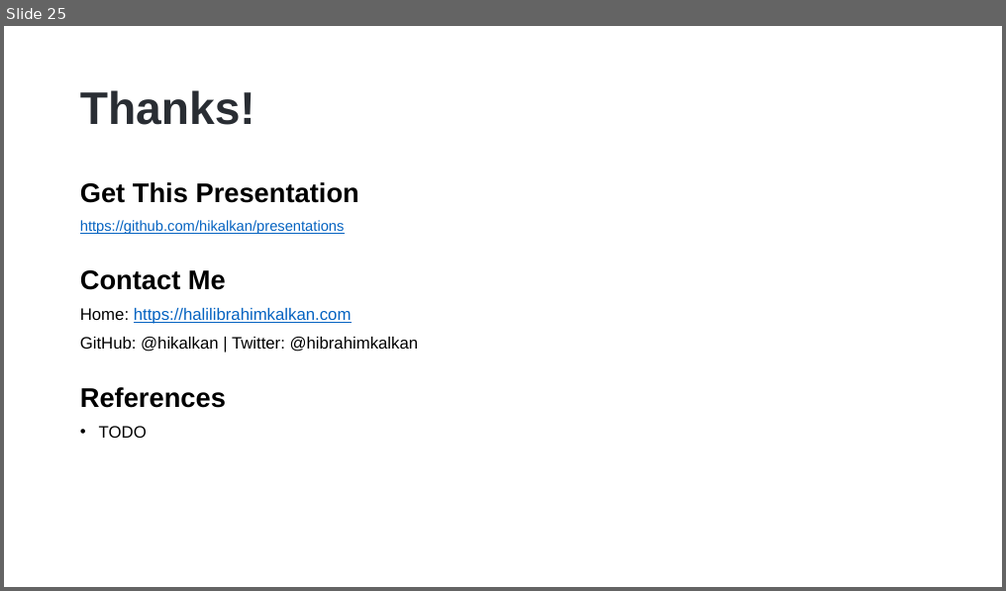
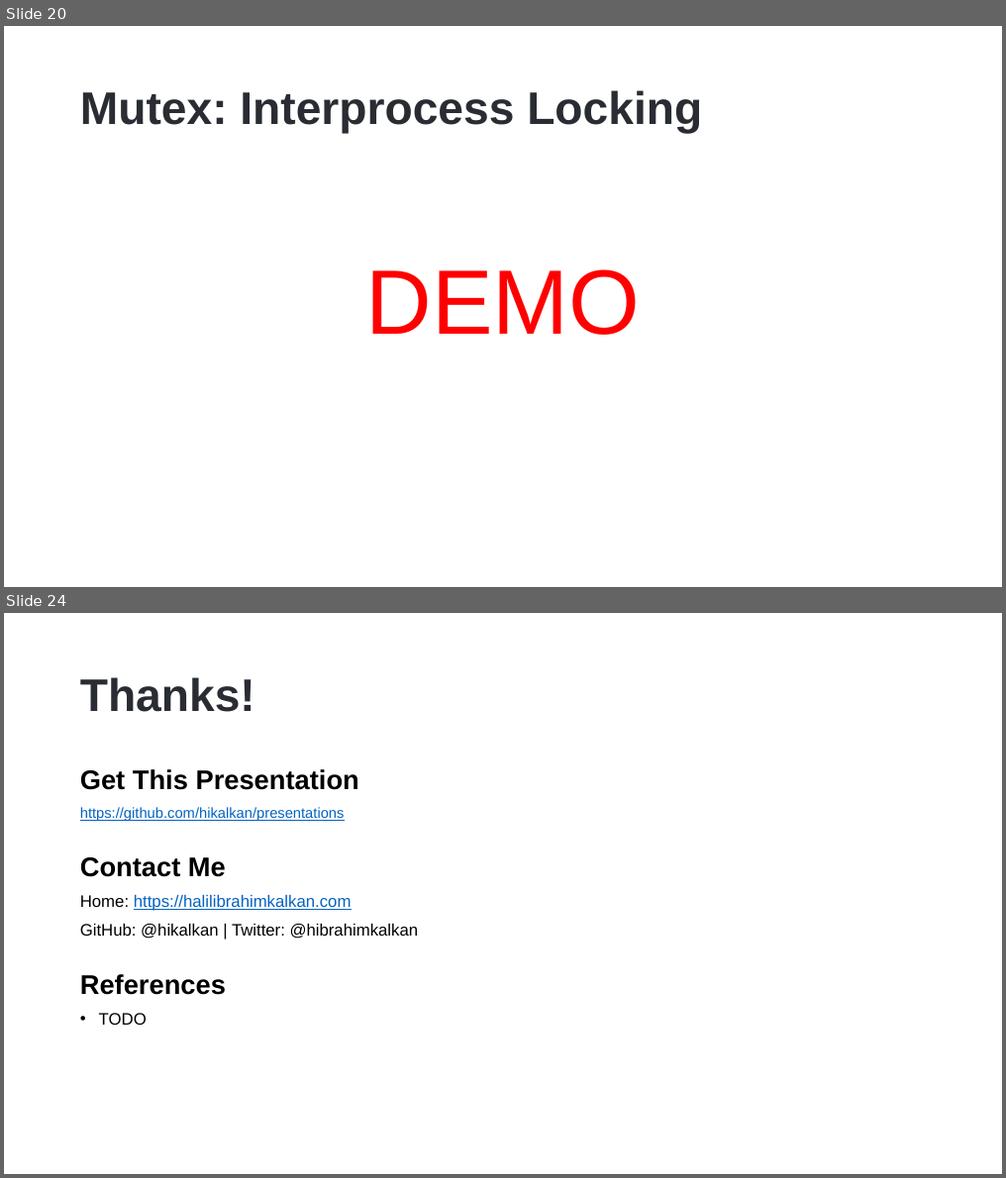
Before and after one commit to hikalkan/presentations, a slide deck: 2023-06-01 Dealing with Concurrency - Multi-Threading in Dotnet/Dotnet-Multi-Threading.pptx. Shown one above the other, each under a label of ours: slide 25 before the commit, slides 20 and 24 after it; the slides between them are not shown. The pictures are 1006x591 and 1006x1178 pixels, drawn with LibreOffice and Linux fonts; fonts in the diff are those of the drawing; background and template pictures are left out. Boxes give left, top, right and bottom in pixels: in the first picture for what was removed or moved away, otherwise in the second. Text is boxed around its words. In the diff, an @@ line names an element or a change of style, - is before the commit and + after.

```diff
--- a/2023-06-01 Dealing with Concurrency - Multi-Threading in Dotnet/Dotnet-Multi-Threading.pptx
+++ b/2023-06-01 Dealing with Concurrency - Multi-Threading in Dotnet/Dotnet-Multi-Threading.pptx
@@ slide 20 added at (4,26,1002,587), background picture (left out) @@
@@ title added at (80,90,702,134), 44 pt, text #292D33, bold @@
+Mutex: Interprocess Locking
@@ text added at (365,270,640,335), 88 pt, text #FF0000 @@
+DEMO
@@ what was slide 25 is now slide 24 @@
```
Also in this commit, not shown: 1 slide changed, 4 other slides added, 3 slides removed.
